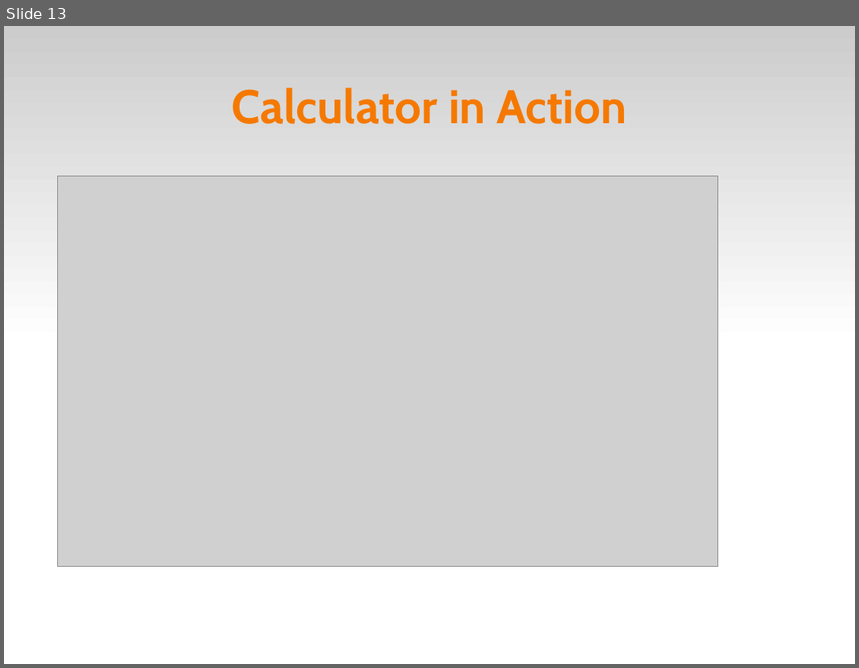
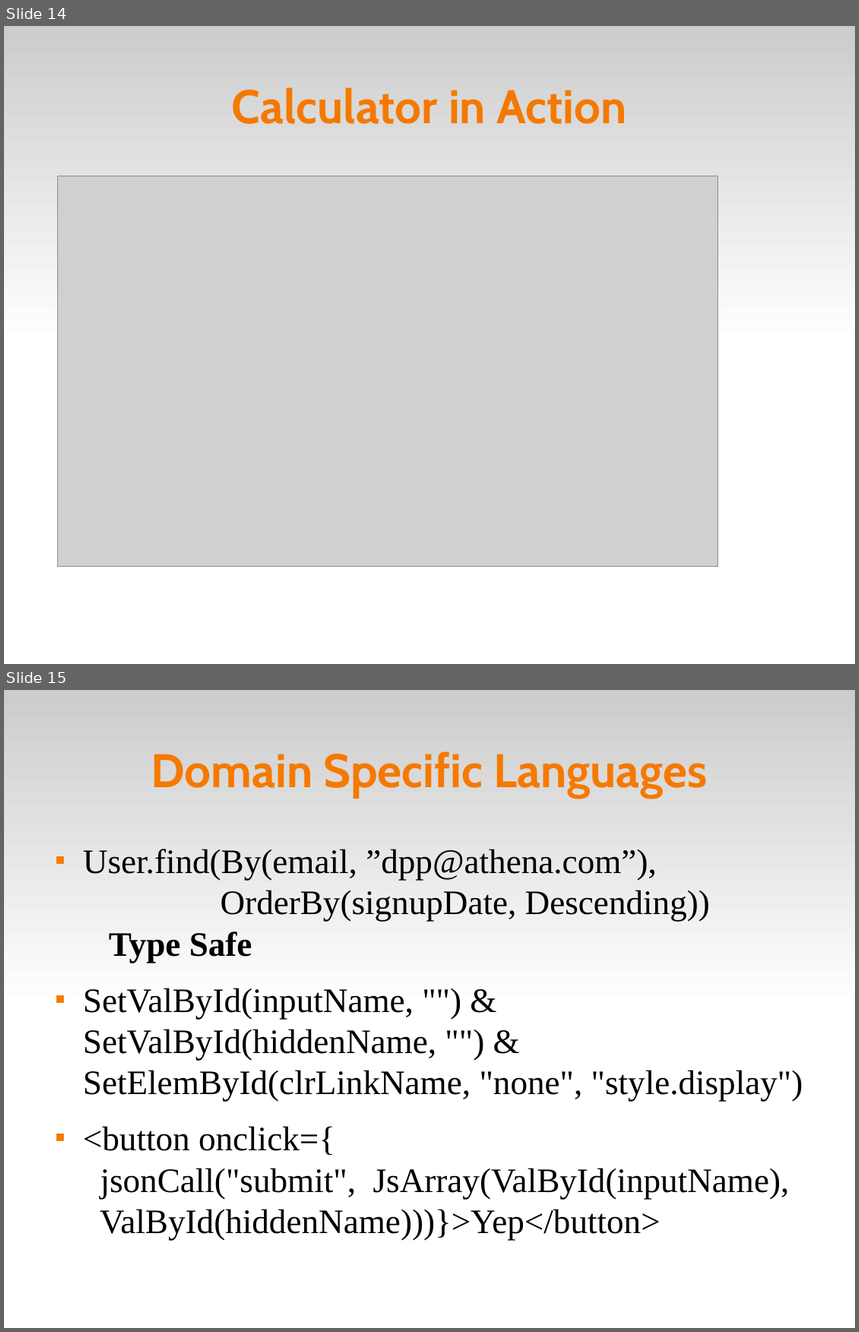
Before and after one commit to dpp/lift-samples, a slide deck: presentations/2008_dpp_SVCodeCamp/Scala Tips and Tricks.odp. Shown one above the other, each under a label of ours: slide 13 before the commit, slides 14 and 15 after it. The pictures are 859x668 and 859x1332 pixels, drawn with LibreOffice and Linux fonts; fonts in the diff are those of the drawing; grey boxes stand for pictures; background and template pictures are left out. Boxes give left, top, right and bottom in pixels: in the first picture for what was removed or moved away, otherwise in the second. Text is boxed around its words. In the diff, an @@ line names an element or a change of style, - is before the commit and + after.

```diff
--- a/presentations/2008_dpp_SVCodeCamp/Scala Tips and Tricks.odp
+++ b/presentations/2008_dpp_SVCodeCamp/Scala Tips and Tricks.odp
@@ slide 15 added at box(4, 690, 855, 1328), background #FFFFFF; not listed: 1 template element that a slide beside it also shows @@
@@ title added at box(151, 752, 708, 798), 44 pt, text #F57900, bold @@
+Domain Specific Languages
@@ text added at box(83, 849, 804, 1240), 32 pt, text #000000 @@
+■ User.find(By(email, ”dpp@athena.com”),
+  OrderBy(signupDate, Descending))
+  Type Safe
+■ SetValById(inputName, "") &
+  SetValById(hiddenName, "") &
+  SetElemById(clrLinkName, "none", "style.display")
+■ <button onclick={
+  jsonCall("submit", JsArray(ValById(inputName),
+  ValById(hiddenName)))}>Yep</button>
@@ what was slide 13 is now slide 14 @@
```
Also in this commit, not shown: 2 other slides added, 11 slides removed.
